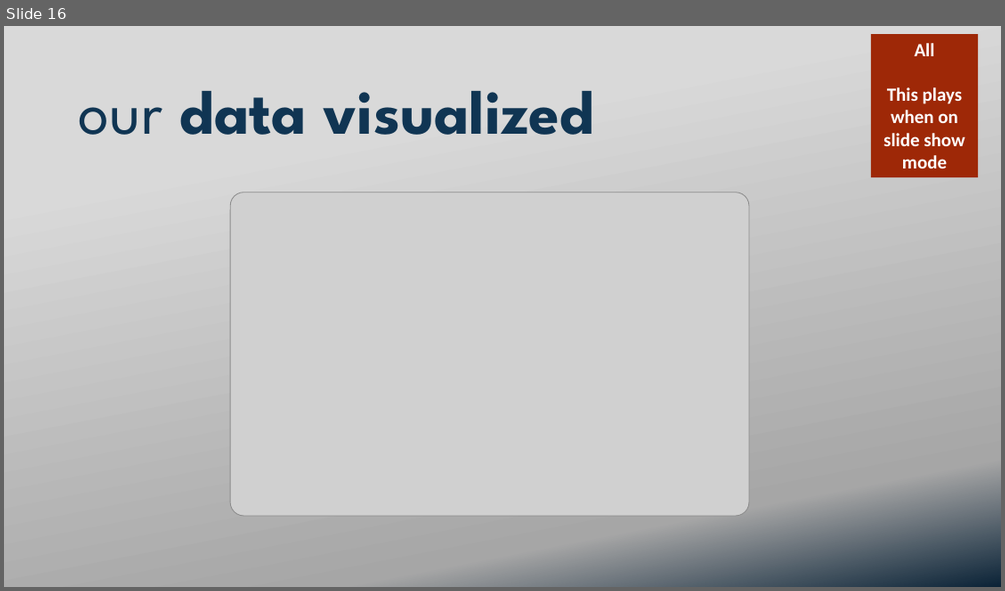
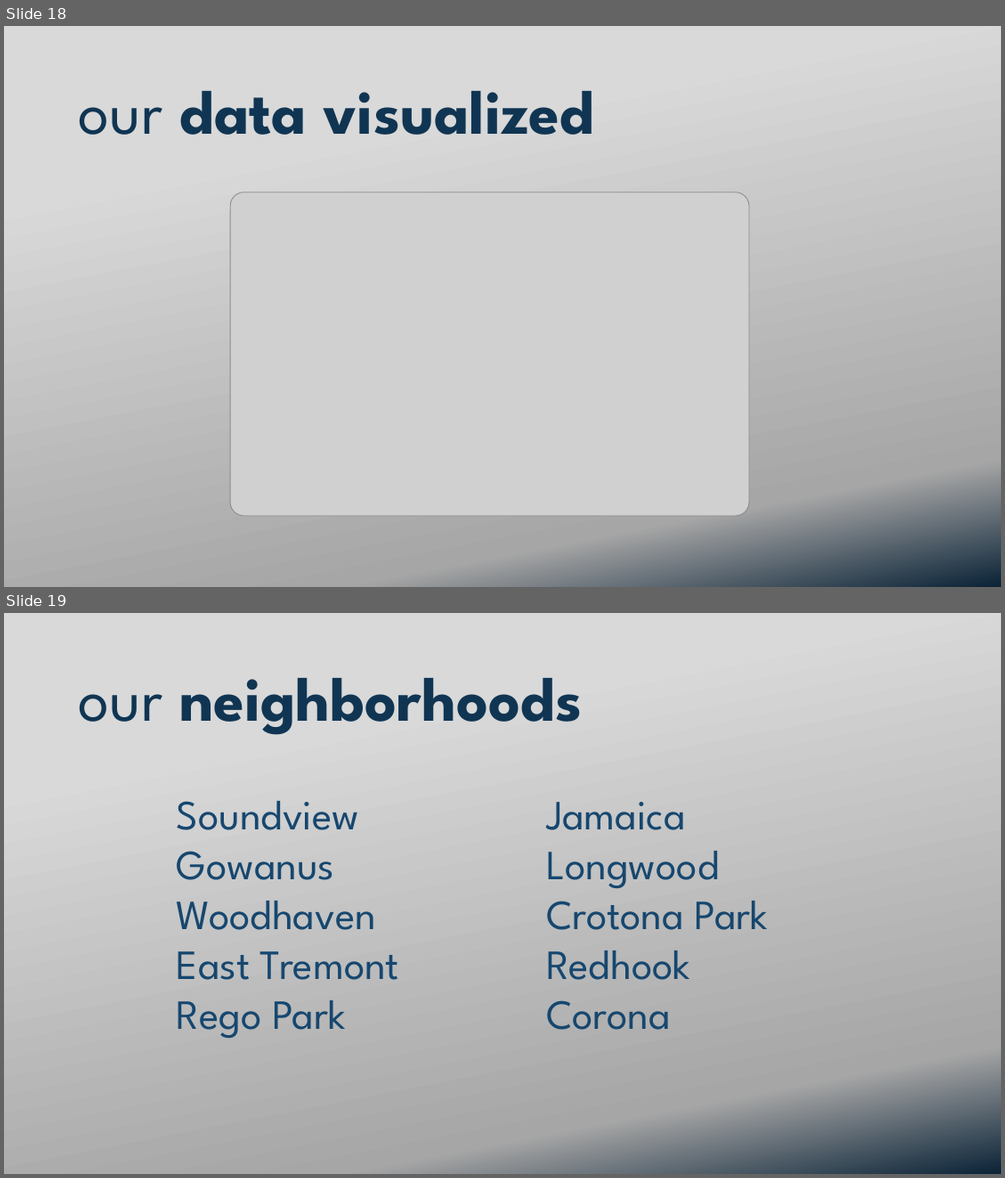
Before and after one commit to ekuo651/NYC-RE-Neighborhood-Trends, a slide deck: Presentation.pptx. Shown one above the other, each under a label of ours: slide 16 before the commit, slides 18 and 19 after it. The pictures are 1005x591 and 1005x1178 pixels, drawn with LibreOffice and Linux fonts; fonts in the diff are those of the drawing; grey boxes stand for pictures; background and template pictures are left out. Boxes give left, top, right and bottom in pixels: in the first picture for what was removed or moved away, otherwise in the second. Text is boxed around its words. In the diff, an @@ line names an element or a change of style, - is before the commit and + after.

```diff
--- a/Presentation.pptx
+++ b/Presentation.pptx
@@ slide 19 added at <box>4,613,1001,1174</box>, background picture (left out) @@
@@ text added at <box>79,678,582,735</box>, 60 pt, text #113553, bold @@
+our neighborhoods
@@ text added at <box>177,801,399,1038</box>, 40 pt, text #16476F @@
+Soundview
+Gowanus
+Woodhaven
+East Tremont
+Rego Park
@@ text added at <box>546,802,769,1030</box>, 40 pt, text #16476F @@
+Jamaica
+Longwood
+Crotona Park
+Redhook
+Corona
@@ what was slide 16 is now slide 18 @@
@@ slide 18 changed as well @@
@@ rectangle removed at <box>871,34,978,178</box> @@
-All
-This plays when on slide show mode
```
Also in this commit, not shown: 14 other slides changed, 4 other slides added, 3 slides removed.
